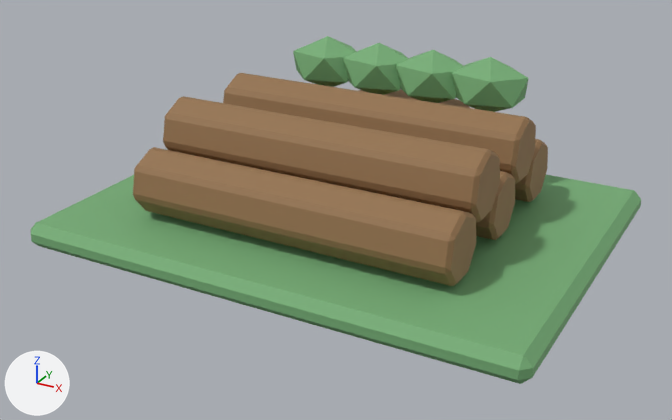
An edit to the glTF model public/assets/harthmere/glb/gathering_nodes/greenmere_oak_grove/greenmere_oak_grove.glb, drawn before and after from the same camera.
Camera for both pictures: a camera (50 mm lens) standing at (1.93, -3.61, 1.89) and looking at (0.0, -0.12, 0.14). The axes (+X, +Y, +Z) are drawn at lower left. The lights are the same throughout. The picture after the commit comes second. Where no turn or scale is listed for an object, it has been applied to the vertices. Vertices at exactly the same position are counted once.
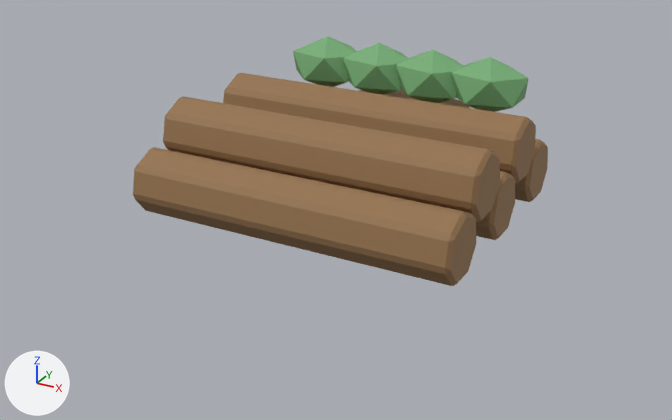
Where the newer file only moved an object's origin or applied its transform, the numbers keep the older frame.

What changed in the scene script:
```text
Change me_mesh_0:
    used by ob_mesh_0; location = (-1.2, 0.904, 0.0)
    remove me_mesh_0.from_pydata(...)  # 342 vertices, 640 faces; spans x 0.0..2.4, y -1.8..0.0, z 0.0..0.76
    add me_mesh_0.from_pydata(...)  # 318 vertices, 596 faces; spans x 0.42..1.98, y -1.54..0.0, z 0.0..0.76
    me_mesh_0 part 1: the loose piece of 24 vertices spanning x 0.0..2.4, y -1.8..0.0, z 0.0..0.12 is deleted
```

Location of each change, [x1, y1, x2, y2] in pixels of the pictures (672 x 420 px):
'Mesh_0', reshaped (32% narrower, 28% shorter)
    before: [31, 36, 641, 384]
    after: [133, 36, 548, 286]
part 1 of me_mesh_0, deleted (green)
    before: [31, 175, 641, 384]
